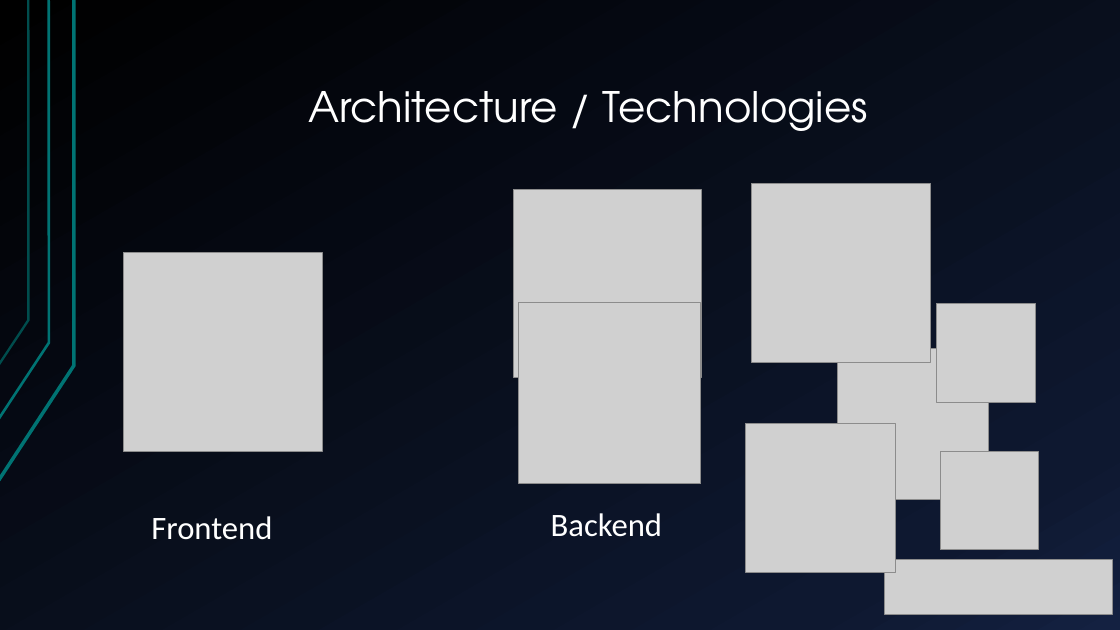
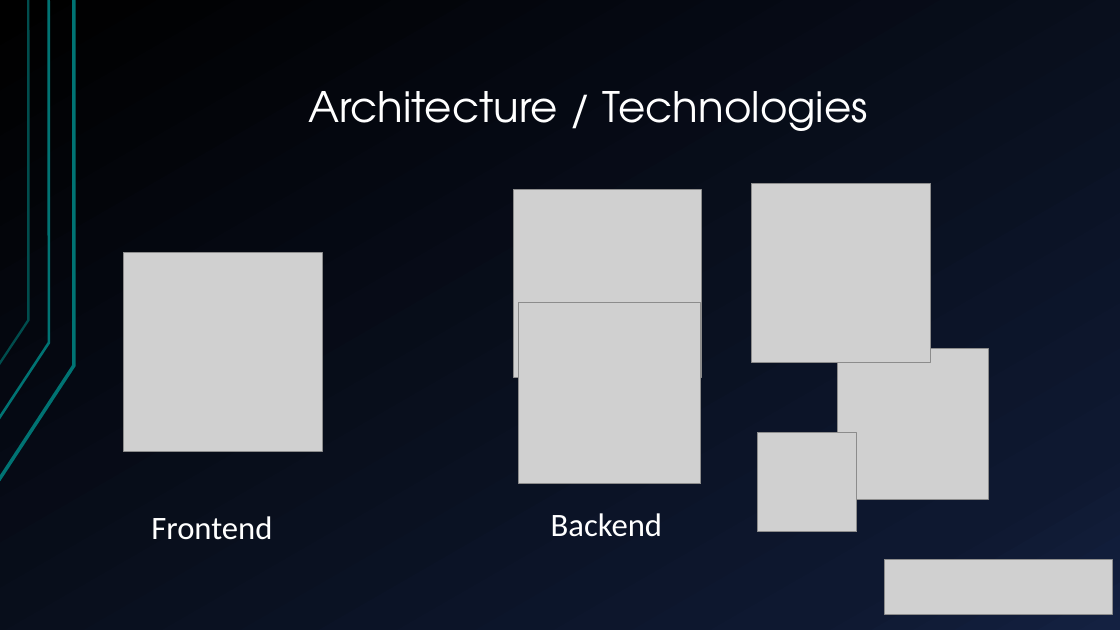
Before and after one commit to rndmized/project-dome, a slide deck: slide 4 of Seminar Presentation/Project Dome - Seminar Presentation.pptx. Drawn at 1120x630 pixels with LibreOffice and Linux fonts; fonts in the diff are those of the drawing; grey boxes stand for pictures. Boxes give left, top, right and bottom in pixels: in the first picture for what was removed or moved away, otherwise in the second. Text is boxed around its words. In the diff, an @@ line names an element or a change of style, - is before the commit and + after.

```diff
--- a/Seminar Presentation/Project Dome - Seminar Presentation.pptx
+++ b/Seminar Presentation/Project Dome - Seminar Presentation.pptx
@@ picture removed at (746,424,895,573) @@
@@ picture: place and size @@
-picture at (936,303,1035,402)
+picture at (758,433,857,532)
@@ picture removed at (940,451,1038,549) @@
```
Also in this commit, not shown: 2 other slides changed.
